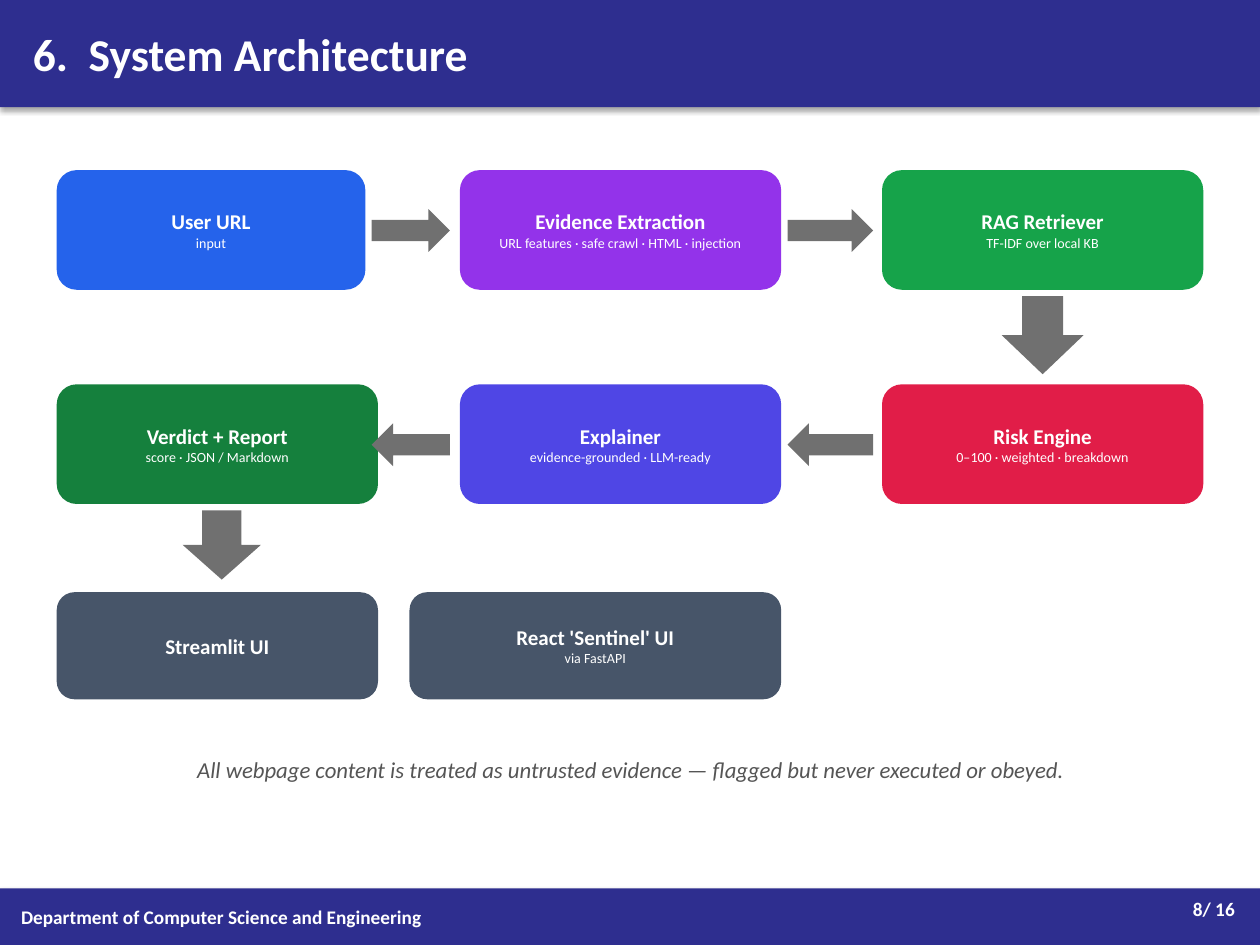
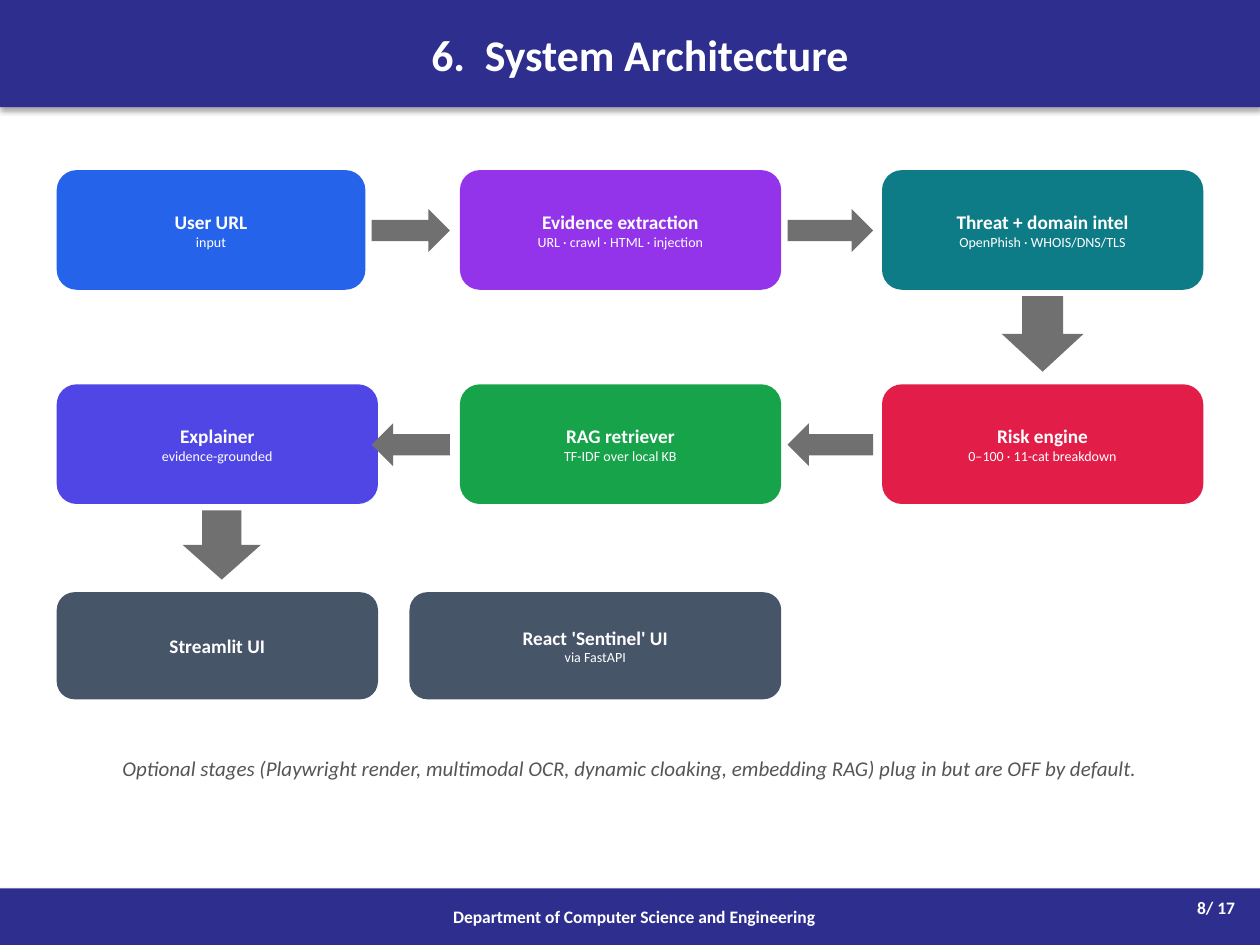
Before and after one commit to Advityaa/fake-url-detection, a slide deck: slide 8 of Project_Progress_Presentation.pptx. Drawn at 1260x945 pixels with LibreOffice and Linux fonts; fonts in the diff are those of the drawing. Boxes give left, top, right and bottom in pixels: in the first picture for what was removed or moved away, otherwise in the second. Text is boxed around its words. In the diff, an @@ line names an element or a change of style, - is before the commit and + after.

```diff
--- a/Project_Progress_Presentation.pptx
+++ b/Project_Progress_Presentation.pptx
@@ rectangle "6. System Architecture" at box(0, 0, 1260, 107): size 26 to 25 pt; alignment left to centre @@
@@ rounded rectangle "Threat + domain intel" at box(882, 170, 1203, 290): fill #16A34A to #0E7C86 @@
@@ text in rounded rectangle at box(175, 216, 248, 229): size 12 to 11 pt in "User URL" @@
@@ text in rounded rectangle at box(538, 215, 703, 250): text changed @@
-Evidence Extraction
-URL features · safe crawl · HTML · injection
+Evidence extraction
+URL · crawl · HTML · injection
@@ text in rounded rectangle at box(957, 215, 1129, 249): text changed @@
-RAG Retriever
-TF-IDF over local KB
+Threat + domain intel
+OpenPhish · WHOIS/DNS/TLS
@@ rounded rectangle "Explainer" at box(57, 384, 378, 504): fill #15803D to #4F46E5 @@
@@ rounded rectangle "RAG retriever" at box(460, 384, 781, 504): fill #4F46E5 to #16A34A @@
@@ text in rounded rectangle at box(162, 429, 273, 464): text changed @@
-Verdict + Report
-score · JSON / Markdown
+Explainer
+evidence-grounded
@@ text in rounded rectangle at box(564, 429, 677, 461): text changed @@
-Explainer
-evidence-grounded · LLM-ready
+RAG retriever
+TF-IDF over local KB
@@ text in rounded rectangle at box(968, 429, 1117, 461): text changed @@
-Risk Engine
-0–100 · weighted · breakdown
+Risk engine
+0–100 · 11-cat breakdown
@@ rounded rectangle "Streamlit UI" at box(57, 592, 378, 699): size 12 to 11 pt @@
@@ text in rounded rectangle at box(523, 631, 668, 645): size 12 to 11 pt in "React 'Sentinel' UI" @@
@@ text at box(122, 761, 1136, 780): text changed; size 13 to 12 pt @@
-All webpage content is treated as untrusted evidence — flagged but never executed or obeyed.
+Optional stages (Playwright render, multimodal OCR, dynamic cloaking, embedding RAG) plug in but are OFF by default.
@@ rectangle "Department of Computer Science and ..." at box(0, 888, 1260, 945): size 11 to 10 pt; alignment left to centre @@
@@ text at box(1197, 901, 1235, 915): text changed; size 11 to 10 pt @@
-8/ 16
+8/ 17
```
Also in this commit, not shown: 9 other slides changed, 7 slides added, 6 slides removed, 3 other files.
